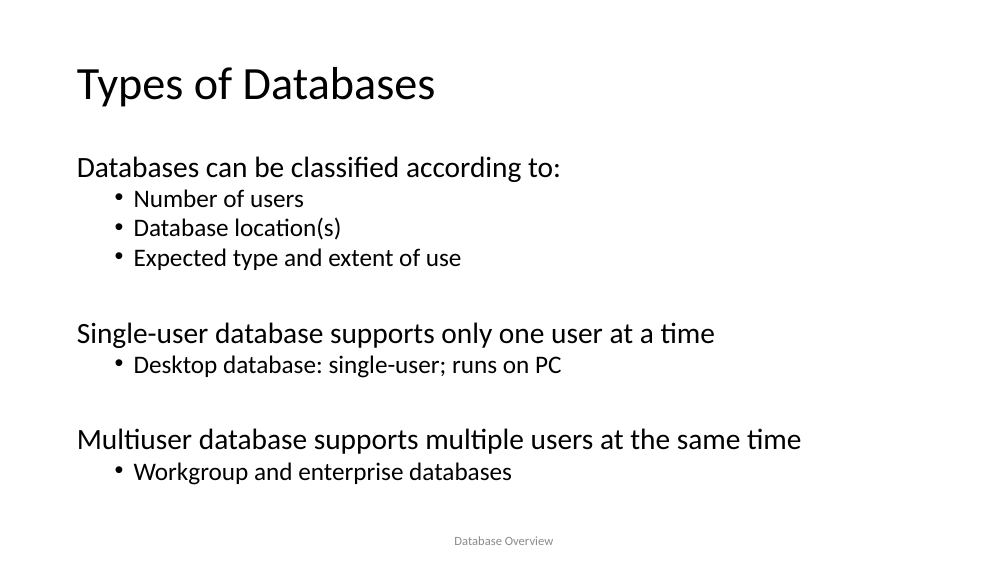
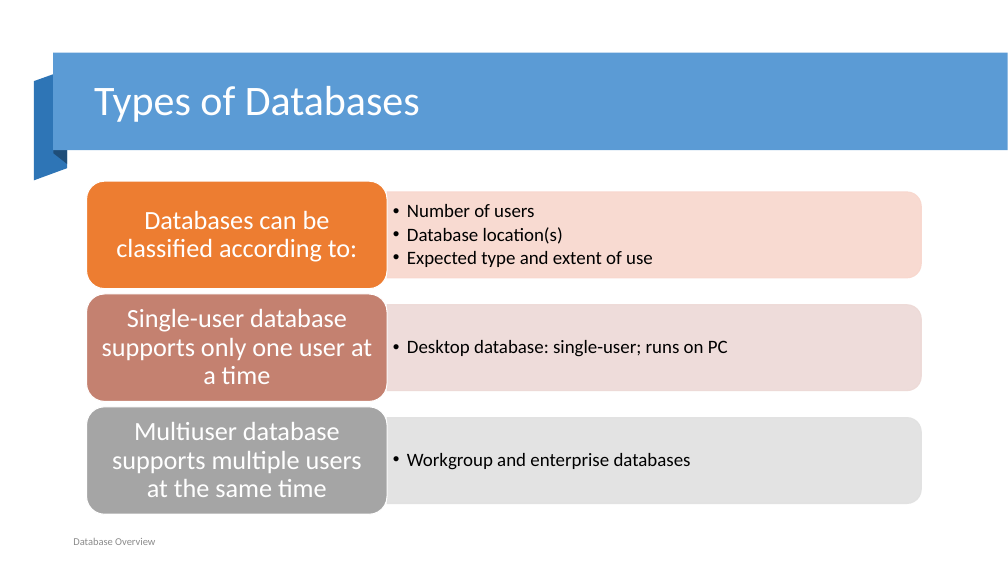
Before and after one commit to Daudsarfraz/CS4048-Data-Scienc, a slide deck: slide 9 of Slides/05_Database Overview.pptx. Drawn at 1008x567 pixels with LibreOffice and Linux fonts; fonts in the diff are those of the drawing. Boxes give left, top, right and bottom in pixels: in the first picture for what was removed or moved away, otherwise in the second. Text is boxed around its words. In the diff, an @@ line names an element or a change of style, - is before the commit and + after.

```diff
--- a/Slides/05_Database Overview.pptx
+++ b/Slides/05_Database Overview.pptx
@@ rectangle added at <box>53,53,1008,150</box>, fill #5B9BD5 @@
@@ freeform shape added at <box>54,53,67,164</box>, fill #1F4E79 @@
@@ freeform shape added at <box>34,70,67,181</box>, fill #2E75B6 @@
@@ title "Types of Databases": place and size @@
-title "Types of Databases" at <box>77,67,436,107</box>
+title "Types of Databases" at <box>94,86,420,122</box>
@@ title "Types of Databases" at <box>94,86,420,122</box>: size 44 to 40 pt, text colour #000000 to #FFFFFF @@
@@ text removed at <box>77,156,801,485</box> @@
-Databases can be classified according to:
-  • Number of users
-  • Database location(s)
-  • Expected type and extent of use
-Single-user database supports only one user at a time
-  • Desktop database: single-user; runs on PC
-Multiuser database supports multiple users at the same time
-  • Workgroup and enterprise databases
@@ group added at <box>87,181,921,514</box>: 6 texts, 3 round same rects, 3 rounded rectangles @@
+  • Number of users
+  • Database location(s)
+  • Expected type and extent of use
+Databases can be classified according to:
+  • Desktop database: single-user; runs on PC
+Single-user database supports only one user at a time
+  • Workgroup and enterprise databases
+Multiuser database supports multiple users at the same time
@@ text "Database Overview": place and size @@
-text "Database Overview" at <box>454,536,553,545</box>
+text "Database Overview" at <box>73,538,155,545</box>
@@ text "Database Overview" at <box>73,538,155,545</box>: size 12 to 10 pt; alignment centre to left; more space between paragraphs @@
```
Also in this commit, not shown: 23 other slides changed, 1 slide added, 2 slides removed, 9 other files.
